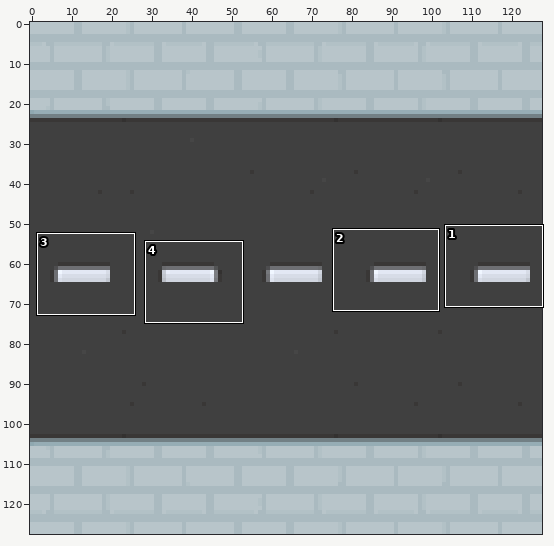
Two versions of one sprite sheet, resources/images/road_horizontal.png. The first picture is a wide view before the edit; the outline marks the close-up.
Close-up. Earlier state:
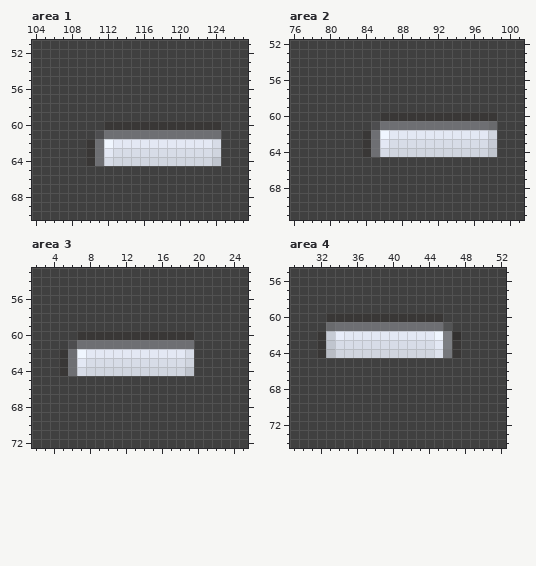
The file is 128x128 pixels. Colours within 5 levels of each other are drawn and written as one. Shown: area 1: x 104..127, y 51..70; area 2: x 76..101, y 52..71; area 3: x 2..25, y 53..72; area 4: x 29..52, y 55..74. The commit also changed other parts of the picture, which this record leaves out.
And afterwards:
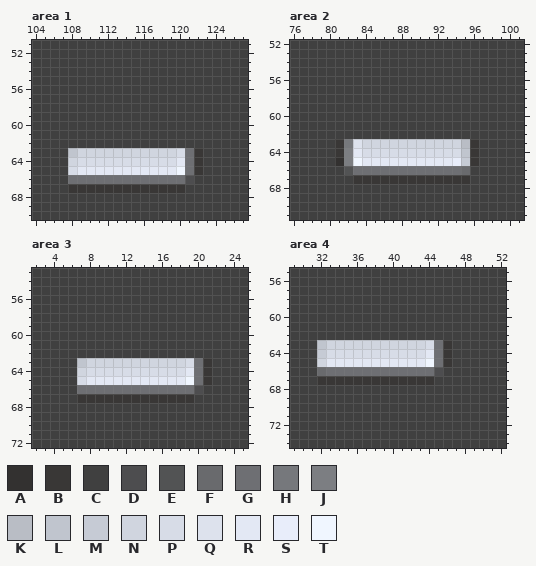
Palette (. is transparent): A #333130  B #393736  C #404040  D #4d4d4f  E #525354  F #696a6d  G #6e6f73  H #76787c  J #7c7e82  K #b9bdc5  L #c0c5ce  M #c6cbd5  N #d0d5df  P #d7dce7  Q #dde2ed  R #e3e8f4  S #e8edfa  T #f0f6ff
Difference:
Changed rows in their new state; - is an unchanged pixel.
Area 1:
first column x 108:
60 ----CCCCCCCCCCCCC
61 ---CCCCCCCCCCCCCC
62 --CCCCCCCCCCCCCCC
63 LNNNNNNNNNNN-GBCC
64 NPPP-PPPPPPPRGBCC
65 PRRRRRRRRRRRTGB--
66 GGGGGGGGGGGGGD---
67 BBBBBBBBBBBBB----
Area 2:
first column x 81:
60 -----CCCCCCCCCCCCC
61 ----CCCCCCCCCCCCCC
62 ---CCCCCCCCCCCCCCC
63 BHQNNNNNNNNNNNKBCC
64 BJRPP-PPPPPPPPLBCC
65 AJTRRRRRRRRRRSMB--
66 -EGGGGGGGGGGGGF---
67 --BBBBBBBBBBBBB---
Area 3:
first column x 5:
60 --CCCCCCCCCCCCC--
61 -CCCCCCCCCCCCCC--
62 CCCCCCCCCCCCCCC--
63 CCLNNNNNNNNNNNPGB
64 CCNPPPPPPPPPPPRGB
65 --PRRRRRRRRRRRTGB
66 --GGGGGGGGGGGGGD-
67 --BBBBBBBBBBBBB--
Area 4:
first column x 32:
60 -CCCCCCCCCCCCC--
61 -CCCCCCCCCCCCCC-
62 CCCCCCCCCCCCCCCC
63 LNNNNNNNNNNN-GBC
64 MPPPPPPPPPPPRGBC
65 NRRRRRRRRRRRTGB-
66 FGGGGGGGGGGGGD--
67 BBBBBBBBBBBBB---
Pixel boxes of the changes (left, top, right, bottom) in both close-ups:
changed: (68, 121, 221, 193)
changed: (335, 112, 497, 184)
changed: (59, 331, 212, 403)
changed: (317, 313, 461, 385)
